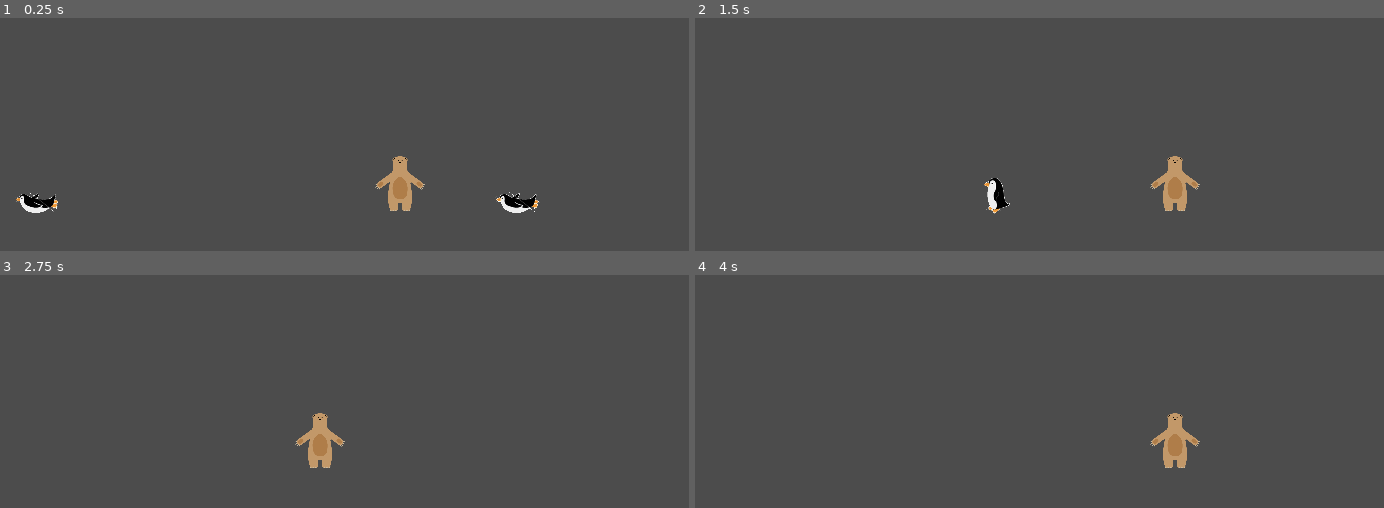
Above: before the commit, frames 1-4 (two rows, left to right).
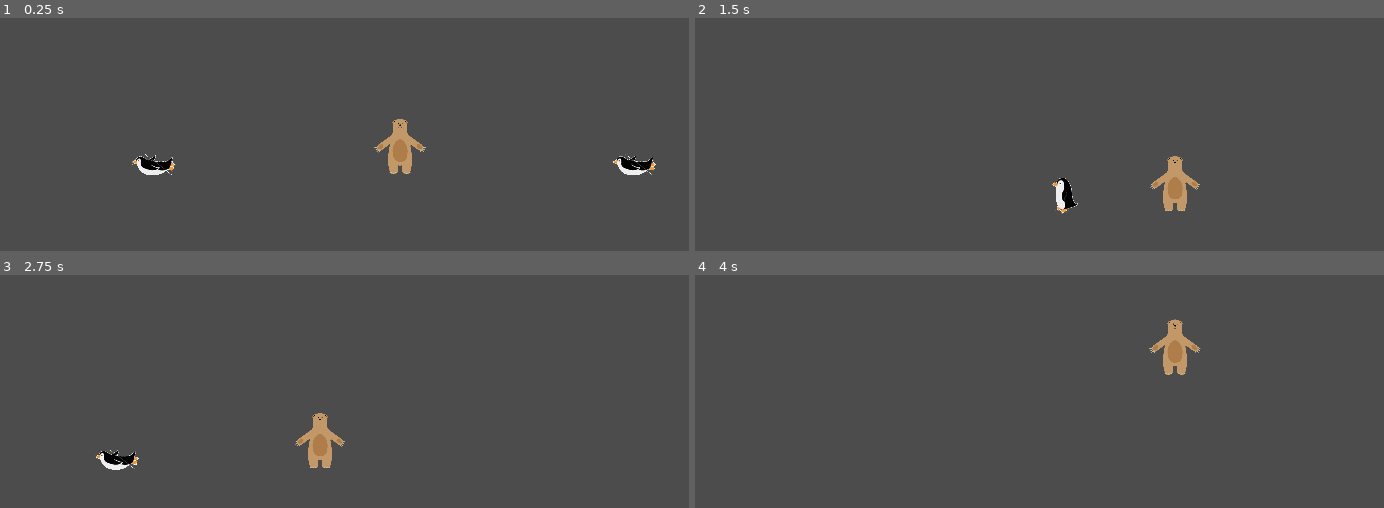
Above: after the commit, the same moments.

Repository: lendroit/ice-bear
Game: Godot game, scene res://World.tscn
The game is run twice, just before and just after one commit, with the same random seed, the same clock (stepped at 60 frames per second) and the same inputs.
Inputs:
- Up to frame 1 (0.25 s): no input
- Up to frame 2 (1.5 s): hold Right (walk_right) from 0.53 s (still down); tap T (Glaire, bound only after the commit) at 0.6, 1.35 s; tap Space (jump) at 0.77 s
- Up to frame 3 (2.75 s): tap Space (jump) at 1.52 s; release Right (walk_right) at 2.03 s; hold Left (walk_left) from 2.03 s (still down); tap T (Glaire, bound only after the commit) at 2.1 s
- Up to frame 4 (4 s): release Left (walk_left) at 2.78 s; hold Right (walk_right) from 2.78 s (still down); tap T (Glaire, bound only after the commit) at 2.85, 3.6 s; tap Space (jump) at 3.02, 3.77 s

The runs differ from the first frame. In frame 1, 2.6% of the frame differs, in the area x 2-96%, y 43-84%; in frame 2, 0.6%; in frame 3, 0.3%; in frame 4, 1.6%.

Commit message:
add Glaire

Diff:
--- /dev/null
+++ b/Glaire.gd
@@ -0,0 +1,18 @@
+extends Area2D
+
+var velocity = Vector2(350, 0)
+
+var speed = 250
+
+#func _physics_process(delta):
+#	position += transform.x * speed * delta
+
+
+
+func _process(delta):
+	velocity.y += EngineParameters.GRAVITY * delta
+	position += velocity * delta
+	rotation = velocity.angle()
+
+func _on_BallisticBullet_body_entered(body):
+	queue_free()
--- /dev/null
+++ b/Glaire.tscn
@@ -0,0 +1,16 @@
+[gd_scene load_steps=3 format=2]
+
+[ext_resource path="res://Glaire.gd" type="Script" id=1]
+
+[sub_resource type="CircleShape2D" id=1]
+radius = 6.22036
+
+[node name="Glaire" type="Area2D"]
+position = Vector2( -0.743258, -2.97303 )
+script = ExtResource( 1 )
+
+[node name="CollisionShape2D" type="CollisionShape2D" parent="."]
+position = Vector2( 8.47312, -2.00679 )
+shape = SubResource( 1 )
+
+[node name="Sprite" type="Sprite" parent="."]
--- a/Player.gd
+++ b/Player.gd
@@ -28,6 +28,21 @@
 
 var direction
 
+
+#		Handle Crachat :
+export var muzzle_velocity = 350
+export var gravity = 250
+
+var Glaire = preload("res://Glaire.tscn")
+
+func shoot():
+	var b = Glaire.instance()
+	owner.add_child(b)
+	b.position = self.position
+	b.velocity = b.transform.x * muzzle_velocity
+	b.gravity = EngineParameters.GRAVITY
+#	#	#	#	#	#	#
+
 func crouch():
 	is_crawling = true
 	self.stand_hit_box.disabled = true
@@ -40,6 +55,8 @@
 
 func get_input():
 	direction = 0
+	if Input.is_action_just_pressed("Glaire"):
+		shoot()
 	if Input.is_action_pressed("walk_right"):
 		direction = 1
 	if Input.is_action_pressed("walk_left"):
--- a/World.tscn
+++ b/World.tscn
@@ -1,8 +1,9 @@
-[gd_scene load_steps=7 format=2]
+[gd_scene load_steps=8 format=2]
 
 [ext_resource path="res://Player.tscn" type="PackedScene" id=1]
 [ext_resource path="res://Enemy/Enemy.tscn" type="PackedScene" id=2]
 [ext_resource path="res://World.gd" type="Script" id=3]
+[ext_resource path="res://Glaire.tscn" type="PackedScene" id=4]
 
 [sub_resource type="RectangleShape2D" id=1]
 extents = Vector2( 591.965, 34.5112 )
@@ -18,7 +19,6 @@
 script = ExtResource( 3 )
 
 [node name="Player" parent="." instance=ExtResource( 1 )]
-position = Vector2( 149.435, -48.2363 )
 
 [node name="PlateForme" type="StaticBody2D" parent="."]
 collision_layer = 3
@@ -41,3 +41,6 @@
 
 [node name="Enemy2" parent="." instance=ExtResource( 2 )]
 position = Vector2( 335.5, 10.6229 )
+
+[node name="Glaire" parent="." instance=ExtResource( 4 )]
+position = Vector2( 0, -30 )
--- a/project.godot
+++ b/project.godot
@@ -50,6 +50,11 @@
 "events": [ Object(InputEventKey,"resource_local_to_scene":false,"resource_name":"","device":0,"alt":false,"shift":false,"control":false,"meta":false,"command":false,"pressed":false,"scancode":16777234,"unicode":0,"echo":false,"script":null)
  ]
 }
+Glaire={
+"deadzone": 0.5,
+"events": [ Object(InputEventKey,"resource_local_to_scene":false,"resource_name":"","device":0,"alt":false,"shift":false,"control":false,"meta":false,"command":false,"pressed":false,"scancode":84,"unicode":0,"echo":false,"script":null)
+ ]
+}
 
 [rendering]
 
